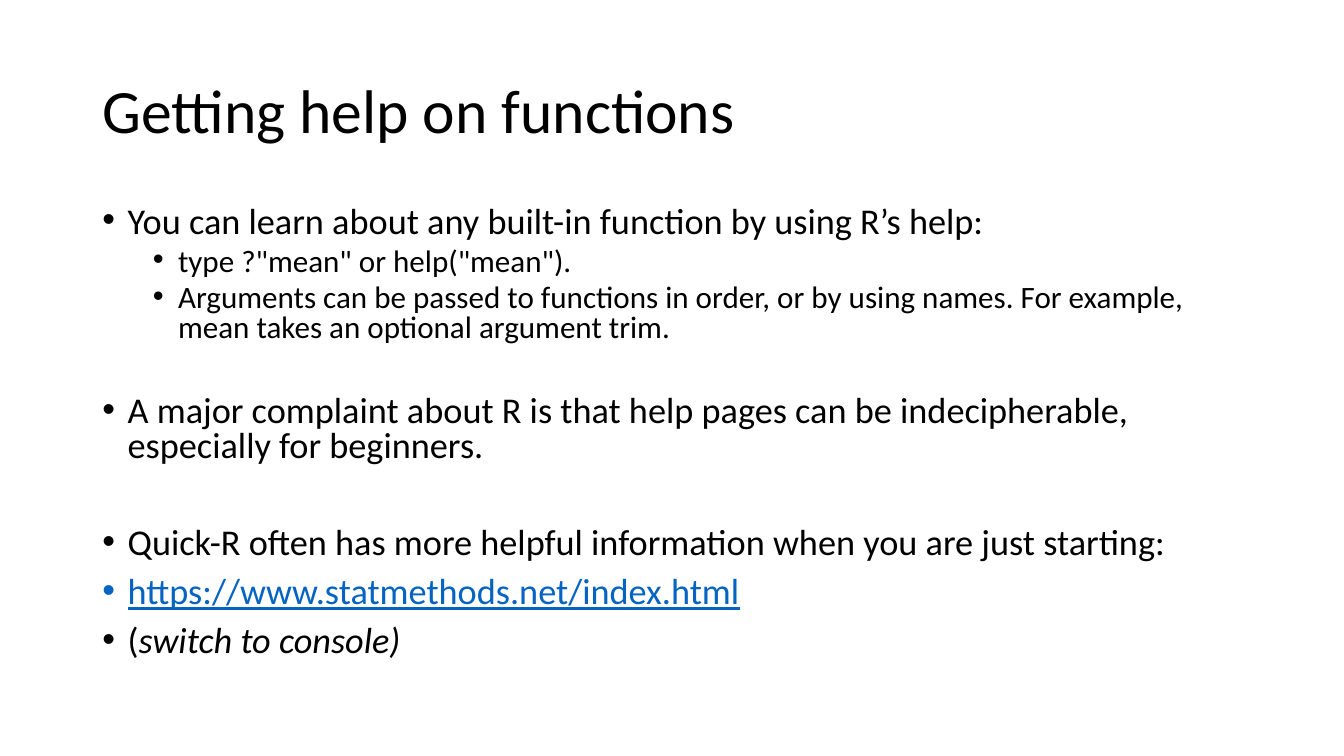
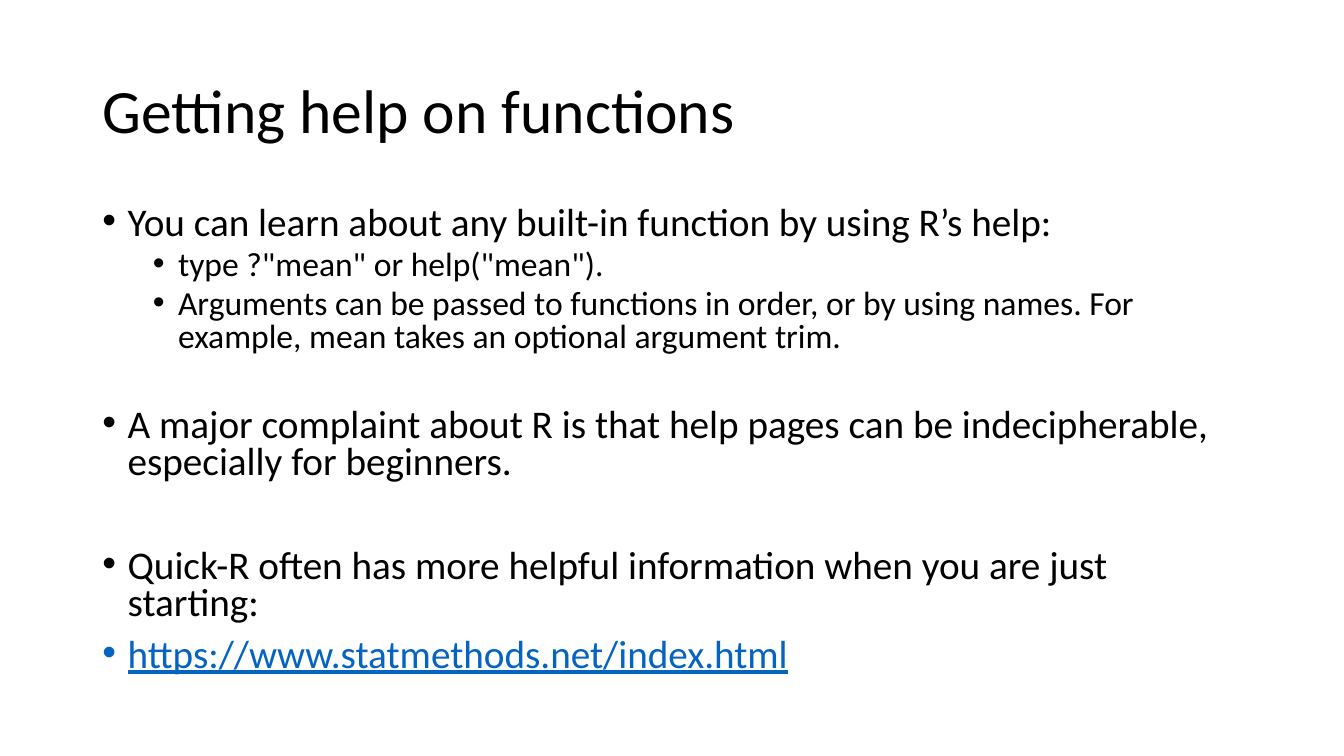
Before and after one commit to VTQuantMethodsEEB/ibrc_workshop, a slide deck: slide 14 of R_crash_course/kailing_ibrc_introR.pptx. Drawn at 1344x756 pixels with LibreOffice and Linux fonts; fonts in the diff are those of the drawing. Boxes give left, top, right and bottom in pixels: in the first picture for what was removed or moved away, otherwise in the second. Text is boxed around its words. In the diff, an @@ line names an element or a change of style, - is before the commit and + after.

```diff
--- a/R_crash_course/kailing_ibrc_introR.pptx
+++ b/R_crash_course/kailing_ibrc_introR.pptx
@@ text "You can learn about any ..." at box(128, 208, 1208, 675): size 25.9 to 28 pt in "You can learn about any built-in function ...", "A major complaint about R is that ...", "Quick-R often has more helpful information when ...", "https://www.statmethods.net/index.html"; size 22.2 to 24 pt in "type ?"mean" or help("mean").", "Arguments can be passed to functions in ..." @@
@@ text at box(128, 626, 400, 658): paragraph removed @@
-• (switch to console)
```
Also in this commit, not shown: 5 other slides changed, 1 other file.
